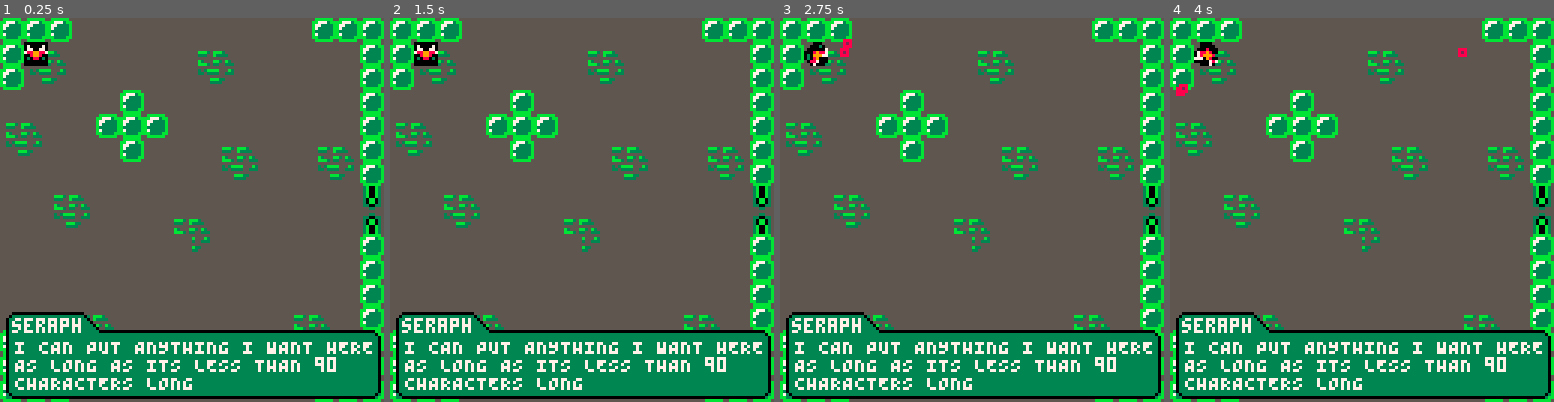
Above: before the commit, frames 1-4 (left to right).
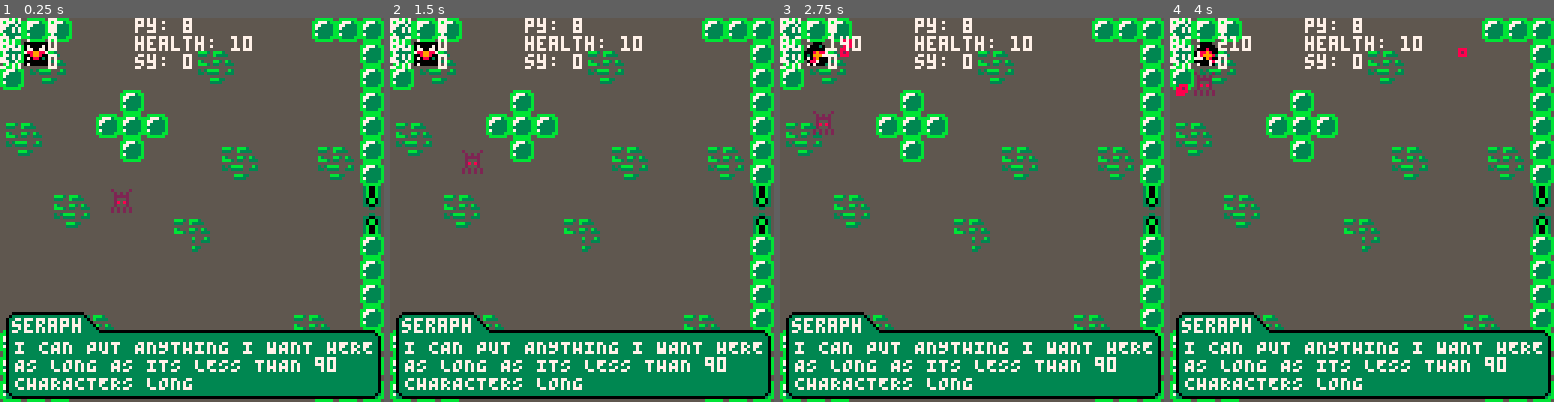
Above: after the commit, the same moments.

Repository: kbrewington/Negation
Game: PICO-8 cartridge negation.p8
Two runs of this game, one before a commit and one after it. Both use one fixed random seed, a clock stepped at 60 frames per second and the inputs below.
Inputs:
- Up to frame 1 (0.25 s): no input
- Up to frame 2 (1.5 s): tap X (X key) at 0.33, 1.07 s; tap O (Z key) at 0.7 s
- Up to frame 3 (2.75 s): hold Right 1.6-2.1 s; tap O (Z key) at 1.7, 2.1, 2.5 s; tap X (X key) at 1.85 s; hold Up 2.15-2.42 s; hold Right from 2.47 s (still down)
- Up to frame 4 (4 s): tap O (Z key) at 2.9, 3.3, 3.7 s; tap X (X key) at 2.97 s; release Right at 3.03 s; hold Left 3.08-3.58 s; hold Down 3.63-3.97 s

The runs differ from the first frame. In frame 1, 1.6% of the frame differs, in the area x 0-66%, y 0-51%; in frame 2, 1.6%; in frame 3, 1.7%; in frame 4, 1.7%, in the area x 0-66%, y 0-21%.

Commit message:
added event handling for player to sprite collisions, and bullet to sprite collisions

Diff:
--- a/negation.p8
+++ b/negation.p8
@@ -16,6 +16,9 @@
 player.current_dash_speed = 0
 player.dash_speed = 15
 player.dash_threshold = {.05, .2}
+player.health = 10
+player.immune_time = .5
+player.last_hit = 0
 
 wall_fwd = false
 wall_bck = false
@@ -189,7 +192,8 @@
   print("py: " .. round(player.y, 1), 45, 0, 7)
 
   print("ag: " .. player.angle, 0, 6, 7)
-  print("mem: ".. stat(0), 45, 6, 7)
+  --print("mem: ".. stat(0), 45, 6, 7)
+  print("health: ".. player.health, 45, 6, 7)
 
   print("sx: " .. round(map_.sx, 1), 0, 12, 7)
   print("sy: " .. round(map_.sy, 1), 45, 12, 7)
@@ -503,7 +507,7 @@
 --------------------------------------------------------------------------------
 function _init()
   boss1 = boss(20, 20, 128)
-  --add(basic_enemies, enemy(40, 60))
+  add(basic_enemies, enemy(40, 60))
   --add(basic_enemies,exploder(50,70))
 end --end _init()
 
@@ -608,9 +612,25 @@
     -- this should never happen, but just in case:
     delete_offscreen(basic_enemies, e)
 
-    spr(e.sprite, e.x, e.y)
-
-    e.move()
+    -- check if this sprite has been shot
+    for b in all(player_bullets) do
+      if bullet_collision(e, b) then
+        del(basic_enemies, e)
+        e = nil
+        break
+      end
+    end
+
+    if e ~= nil then
+      if ((time() - player.last_hit) > player.immune_time) and enemy_collision(e) then
+        player.health = player.health - 1
+        player.last_hit = time()
+        -- TODO: trigger animation here
+      end
+      spr(e.sprite, e.x, e.y)
+      e.move()
+    end
+
   end
 
 --Joshua Cheseman
@@ -633,6 +653,11 @@
   for b in all(enemy_bullets) do
     -- first delete offscreen bullets:
     delete_offscreen(enemy_bullets, b)
+
+    if bullet_collision(player, b) then
+      player.health = player.health - 1
+      -- TODO: trigger animation here
+    end
 
     spr(b.sprite, b.x, b.y)
     b.move()
@@ -648,7 +673,7 @@
   test.text = "I CAN PUT ANYTHING I WANT HEREAS LONG AS ITS LESS THAN 90   CHARACTERS LONG"
   dialog_seraph(test)
 
-  --debug() -- always on bottom
+  debug() -- always on bottom
 end --end _draw()
 
 
